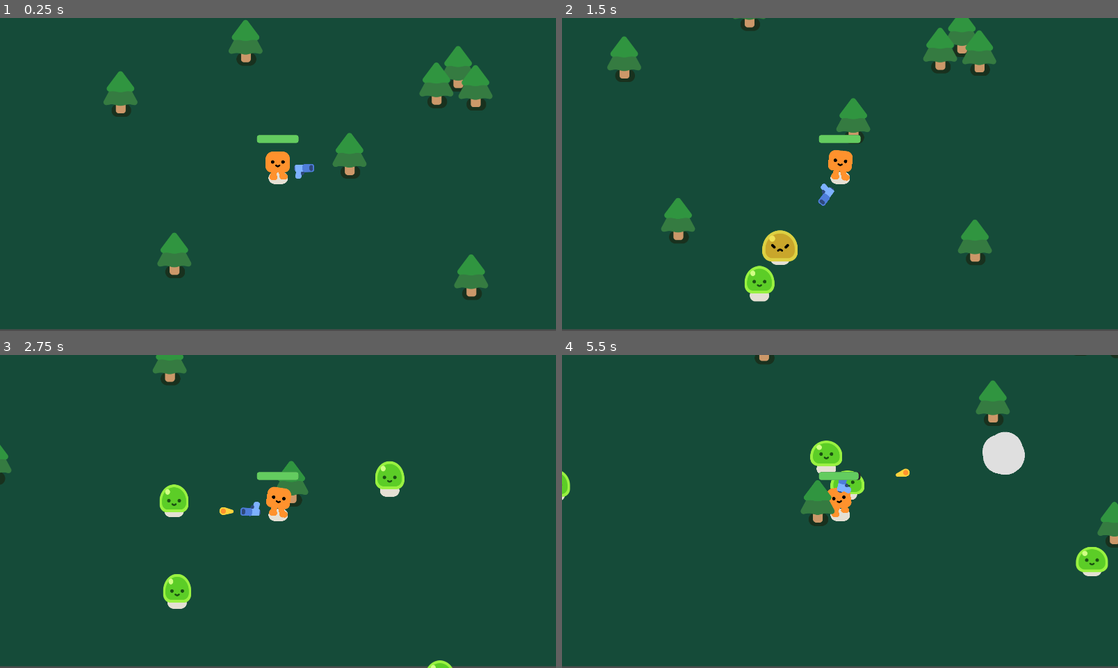
Above: before the commit, frames 1-4 (two rows, left to right).
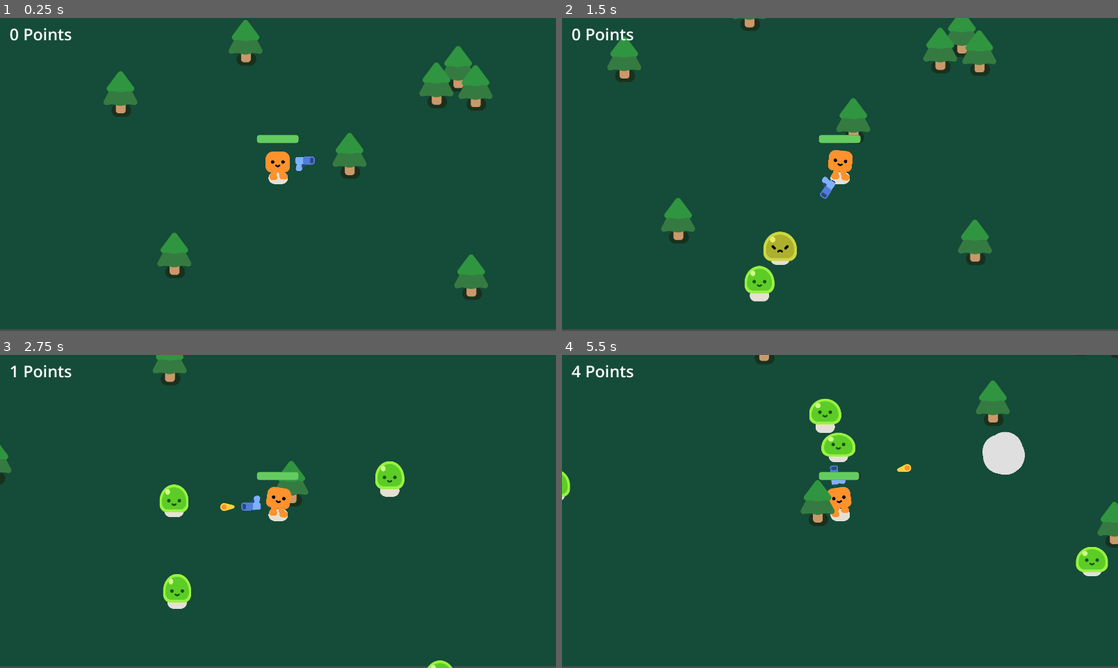
Above: after the commit, the same moments.

Repository: farinaceos/2d-godot-game
Game: Godot game, scene res://scenes/survivors_game.tscn
Two runs of this game, one before a commit and one after it. Both use one fixed random seed, a clock stepped at 60 frames per second and the inputs below.
Inputs:
- Up to frame 1 (0.25 s): no input
- Up to frame 2 (1.5 s): hold D (move_right) 0.53-1.28 s; hold S (move_down) from 1.28 s (still down)
- Up to frame 3 (2.75 s): release S (move_down) at 2.03 s; hold D (move_right) from 2.03 s (still down)
- Up to frame 4 (5.5 s): release D (move_right) at 2.78 s; hold W (move_up) 2.78-3.53 s; hold A (move_left) 3.53-5.03 s; hold S (move_down) from 5.03 s (still down)

The runs differ from the first frame. In frame 1, 0.4% of the frame differs, in the area x 1-57%, y 3-52%; in frame 2, 0.8%; in frame 3, 0.4%; in frame 4, 1.7%, in the area x 1-63%, y 3-47%.

Commit message:
Added Score + High Score + Restart Game

Diff:
--- a/project.godot
+++ b/project.godot
@@ -79,6 +79,10 @@
 config/features=PackedStringArray("4.2", "Forward Plus")
 config/icon="res://icon.png"
 
+[autoload]
+
+GameManager="*res://scenes/Game Manager.gd"
+
 [display]
 
 window/size/viewport_width=1920
--- /dev/null
+++ b/scenes/Game Manager.gd
@@ -0,0 +1,6 @@
+extends Node
+
+
+var score = 0
+
+var highScore = 0
--- a/scenes/mob.tscn
+++ b/scenes/mob.tscn
@@ -18,3 +18,5 @@
 [node name="CollisionShape2D" type="CollisionShape2D" parent="."]
 position = Vector2(2, 3)
 shape = SubResource("CircleShape2D_sna06")
+
+[connection signal="tree_exited" from="Slime" to="." method="_on_slime_tree_exited"]
--- a/scenes/player.tscn
+++ b/scenes/player.tscn
@@ -1,7 +1,8 @@
-[gd_scene load_steps=8 format=3 uid="uid://bassyoirydih5"]
+[gd_scene load_steps=9 format=3 uid="uid://bassyoirydih5"]
 
 [ext_resource type="Script" path="res://script/player.gd" id="1_8xx3d"]
 [ext_resource type="PackedScene" uid="uid://pbmyh1qru7p" path="res://characters/happy_boo/happy_boo.tscn" id="1_63f6b"]
+[ext_resource type="Script" path="res://script/Score.gd" id="3_dcnou"]
 [ext_resource type="PackedScene" uid="uid://ctdwhg65bed0x" path="res://scenes/gun.tscn" id="3_xr70q"]
 
 [sub_resource type="CircleShape2D" id="CircleShape2D_xo7ag"]
@@ -27,6 +28,7 @@
 [node name="Player" type="CharacterBody2D"]
 position = Vector2(0, -3)
 script = ExtResource("1_8xx3d")
+metadata/_edit_vertical_guides_ = [-976.0]
 
 [node name="HappyBoo" parent="." instance=ExtResource("1_63f6b")]
 unique_name_in_owner = true
@@ -40,8 +42,18 @@
 position = Vector2(1, 30)
 limit_smoothed = true
 
+[node name="Score" type="Label" parent="Camera2D"]
+unique_name_in_owner = true
+offset_left = -927.0
+offset_top = -523.0
+offset_right = -567.0
+offset_bottom = -421.0
+theme_override_font_sizes/font_size = 56
+text = "% Points"
+script = ExtResource("3_dcnou")
+
 [node name="Gun" parent="." instance=ExtResource("3_xr70q")]
-position = Vector2(-1, 23)
+position = Vector2(1, -3)
 
 [node name="HurtBox" type="Area2D" parent="."]
 unique_name_in_owner = true
--- a/scenes/survivors_game.tscn
+++ b/scenes/survivors_game.tscn
@@ -1,8 +1,11 @@
-[gd_scene load_steps=5 format=3 uid="uid://bvsmfh3ggshgt"]
+[gd_scene load_steps=8 format=3 uid="uid://bvsmfh3ggshgt"]
 
 [ext_resource type="Script" path="res://script/survivors_game.gd" id="1_71jad"]
 [ext_resource type="PackedScene" uid="uid://bassyoirydih5" path="res://scenes/player.tscn" id="1_n34gq"]
 [ext_resource type="PackedScene" uid="uid://cew6hbvnf21t1" path="res://scenes/pine_tree.tscn" id="2_isqkl"]
+[ext_resource type="Script" path="res://scenes/Game Manager.gd" id="4_a4roh"]
+[ext_resource type="Script" path="res://script/EndScore.gd" id="4_bl8dl"]
+[ext_resource type="Script" path="res://script/HighScore.gd" id="5_nfmxj"]
 
 [sub_resource type="Curve2D" id="Curve2D_n3hbh"]
 _data = {
@@ -13,6 +16,9 @@
 [node name="Game" type="Node2D"]
 y_sort_enabled = true
 script = ExtResource("1_71jad")
+
+[node name="Game Manager" type="Node" parent="."]
+script = ExtResource("4_a4roh")
 
 [node name="CanvasLayer" type="CanvasLayer" parent="."]
 layer = -3
@@ -65,6 +71,7 @@
 
 [node name="GameOver" type="CanvasLayer" parent="."]
 unique_name_in_owner = true
+process_mode = 3
 visible = false
 
 [node name="ColorRect" type="ColorRect" parent="GameOver"]
@@ -78,21 +85,84 @@
 grow_vertical = 2
 color = Color(0.0117647, 0.0117647, 0.0117647, 0.6)
 
-[node name="Label" type="Label" parent="GameOver/ColorRect"]
+[node name="GameOverText" type="Label" parent="GameOver/ColorRect"]
+layout_mode = 1
+anchors_preset = -1
+anchor_left = 0.5
+anchor_top = 0.372
+anchor_right = 0.5
+anchor_bottom = 0.372
+offset_left = -443.0
+offset_top = -101.968
+offset_right = 417.0
+offset_bottom = 103.032
+grow_horizontal = 2
+grow_vertical = 2
+theme_override_font_sizes/font_size = 150
+text = "GAME OVER"
+
+[node name="EndScore" type="Label" parent="GameOver/ColorRect"]
+light_mask = 0
 layout_mode = 1
 anchors_preset = 8
 anchor_left = 0.5
 anchor_top = 0.5
 anchor_right = 0.5
 anchor_bottom = 0.5
-offset_left = -130.0
-offset_top = -34.5
-offset_right = 130.0
-offset_bottom = 34.5
+offset_left = -733.0
+offset_top = 89.0
+offset_right = -353.0
+offset_bottom = 305.0
 grow_horizontal = 2
 grow_vertical = 2
-theme_override_font_sizes/font_size = 150
-text = "GAME OVER"
+theme_override_colors/font_color = Color(1, 1, 1, 1)
+theme_override_colors/font_outline_color = Color(0, 0, 0, 1)
+theme_override_constants/outline_size = 40
+theme_override_font_sizes/font_size = 51
+text = "You scored
+%%%
+Points"
+horizontal_alignment = 1
+script = ExtResource("4_bl8dl")
+
+[node name="HighScore" type="Label" parent="GameOver/ColorRect"]
+light_mask = 0
+layout_mode = 1
+anchors_preset = 8
+anchor_left = 0.5
+anchor_top = 0.5
+anchor_right = 0.5
+anchor_bottom = 0.5
+offset_left = 470.0
+offset_top = -510.0
+offset_right = 889.0
+offset_bottom = -294.0
+grow_horizontal = 2
+grow_vertical = 2
+theme_override_colors/font_color = Color(1, 1, 1, 1)
+theme_override_colors/font_outline_color = Color(0, 0, 0, 1)
+theme_override_constants/outline_size = 40
+theme_override_font_sizes/font_size = 51
+text = "High Score: %%%"
+horizontal_alignment = 1
+script = ExtResource("5_nfmxj")
+
+[node name="Button" type="Button" parent="GameOver/ColorRect"]
+layout_mode = 1
+anchors_preset = -1
+anchor_left = 0.5
+anchor_top = 0.678
+anchor_right = 0.5
+anchor_bottom = 0.678
+offset_left = -163.0
+offset_top = -51.7321
+offset_right = 163.0
+offset_bottom = 67.2679
+grow_horizontal = 2
+grow_vertical = 2
+theme_override_font_sizes/font_size = 81
+text = "RELOAD"
 
 [connection signal="health_depleted" from="Player" to="." method="_on_player_health_depleted"]
 [connection signal="timeout" from="Timer" to="." method="_on_timer_timeout"]
+[connection signal="pressed" from="GameOver/ColorRect/Button" to="." method="_on_button_pressed"]
--- /dev/null
+++ b/script/EndScore.gd
@@ -0,0 +1,4 @@
+extends Label
+
+func _process(delta):
+	self.text = "You scored\n" + str(GameManager.score) + "\n Points"
--- /dev/null
+++ b/script/HighScore.gd
@@ -0,0 +1,4 @@
+extends Label
+
+func _process(delta):
+	self.text = "High Score: " + str(GameManager.highScore)
--- /dev/null
+++ b/script/Score.gd
@@ -0,0 +1,4 @@
+extends Label
+
+func _process(delta):
+	self.text = str(GameManager.score) + " Points"
--- a/script/mob.gd
+++ b/script/mob.gd
@@ -19,8 +19,16 @@
 	health -= 1
 	%Slime.play_hurt()
 	if health == 0:
+
 		queue_free()
 		const SMOKE_EXPLOSION = preload("res://smoke_explosion/smoke_explosion.tscn")
 		var smoke = SMOKE_EXPLOSION.instantiate()
 		get_parent().add_child(smoke)
 		smoke.global_position = global_position
+
+
+
+func _on_slime_tree_exited():
+	GameManager.score += 1
+	#if GameManager.score > GameManager.highScore:
+	#	GameManager.highScore = GameManager.score
--- a/script/player.gd
+++ b/script/player.gd
@@ -3,7 +3,6 @@
 signal health_depleted
 
 var health = 100.0
-
 const SPEED = 600
 
 func _physics_process(delta):
--- a/script/survivors_game.gd
+++ b/script/survivors_game.gd
@@ -1,11 +1,11 @@
 extends Node2D
-
 
 func spawn_mob():
 	var new_mob = preload("res://scenes/mob.tscn").instantiate()
 	%PathFollow2D.progress_ratio = randf()
 	new_mob.global_position = %PathFollow2D.global_position
 	add_child(new_mob)
+@onready var player = $Player
 
 # TRY TO SPAWN TREES LATER
 #func spawn_tree():
@@ -15,11 +15,17 @@
 	#add_child(new_tree)
 
 func _on_timer_timeout():
-
 	spawn_mob()
 	#spawn_tree()
-
 
 func _on_player_health_depleted():
 	%GameOver.visible = true
 	get_tree().paused = true
+	if GameManager.score > GameManager.highScore:
+		GameManager.highScore = GameManager.score
+
+
+func _on_button_pressed():
+	get_tree().paused = false
+	get_tree().reload_current_scene()
+	GameManager.score = 0
